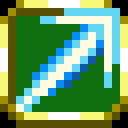
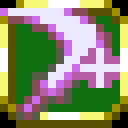
Layers edited between the first and the second w=128, h=128 image:
painted on "Background" over [0, 8, 120, 120]
